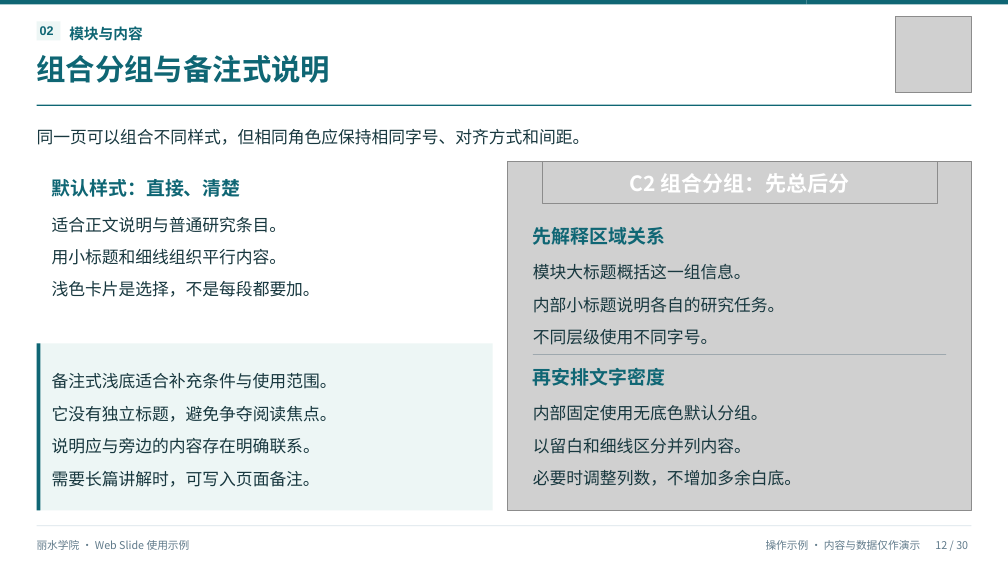
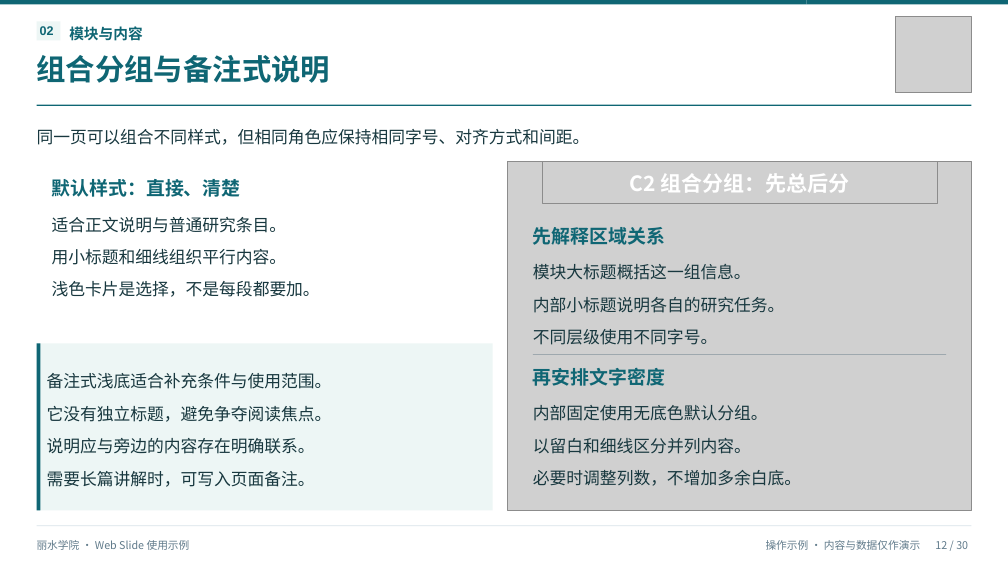
Before and after one commit to lbsun1999/html2ppt-web-slide, a slide deck: slide 12 of output/丽水学院_WebSlide制作与演示指南.pptx. Drawn at 1008x567 pixels with LibreOffice and Linux fonts; fonts in the diff are those of the drawing; grey boxes stand for pictures. Boxes give left, top, right and bottom in pixels: in the first picture for what was removed or moved away, otherwise in the second. Text is boxed around its words. In the diff, an @@ line names an element or a change of style, - is before the commit and + after.

Commit message:
feat: modularize profile and plan editing and fix PPTX text export

```diff
--- a/output/丽水学院_WebSlide制作与演示指南.pptx
+++ b/output/丽水学院_WebSlide制作与演示指南.pptx
@@ text "备注式浅底适合补充条件与使用范围。": place and size @@
-text "备注式浅底适合补充条件与使用范围。" at [52, 373, 337, 389]
+text "备注式浅底适合补充条件与使用范围。" at [47, 373, 332, 389]
@@ text "它没有独立标题，避免争夺阅读焦点。": place and size @@
-text "它没有独立标题，避免争夺阅读焦点。" at [52, 406, 337, 422]
+text "它没有独立标题，避免争夺阅读焦点。" at [47, 406, 332, 422]
@@ text "说明应与旁边的内容存在明确联系。": place and size @@
-text "说明应与旁边的内容存在明确联系。" at [52, 438, 320, 454]
+text "说明应与旁边的内容存在明确联系。" at [47, 438, 315, 454]
@@ text "需要长篇讲解时，可写入页面备注。": place and size @@
-text "需要长篇讲解时，可写入页面备注。" at [52, 471, 320, 487]
+text "需要长篇讲解时，可写入页面备注。" at [47, 471, 315, 487]
```
Also in this commit, not shown: 18 other slides changed, 54 other files.
